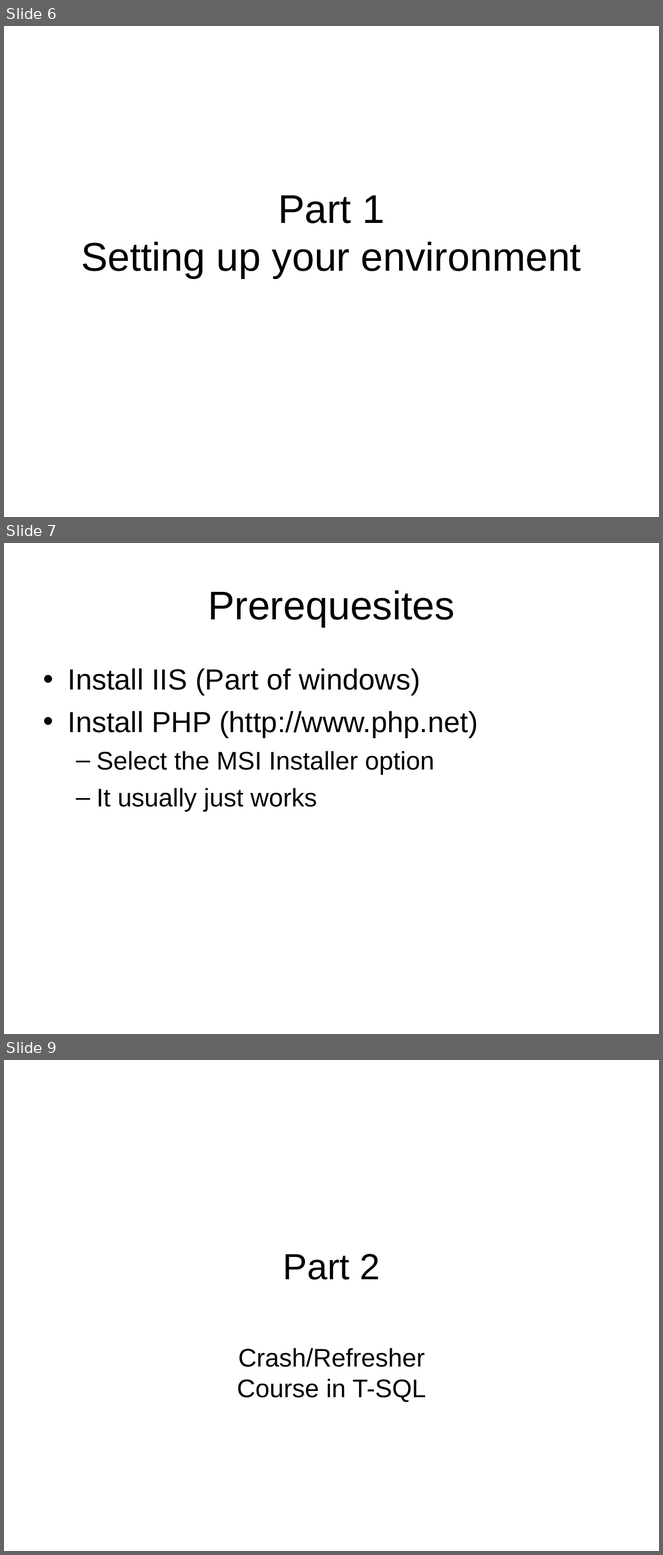
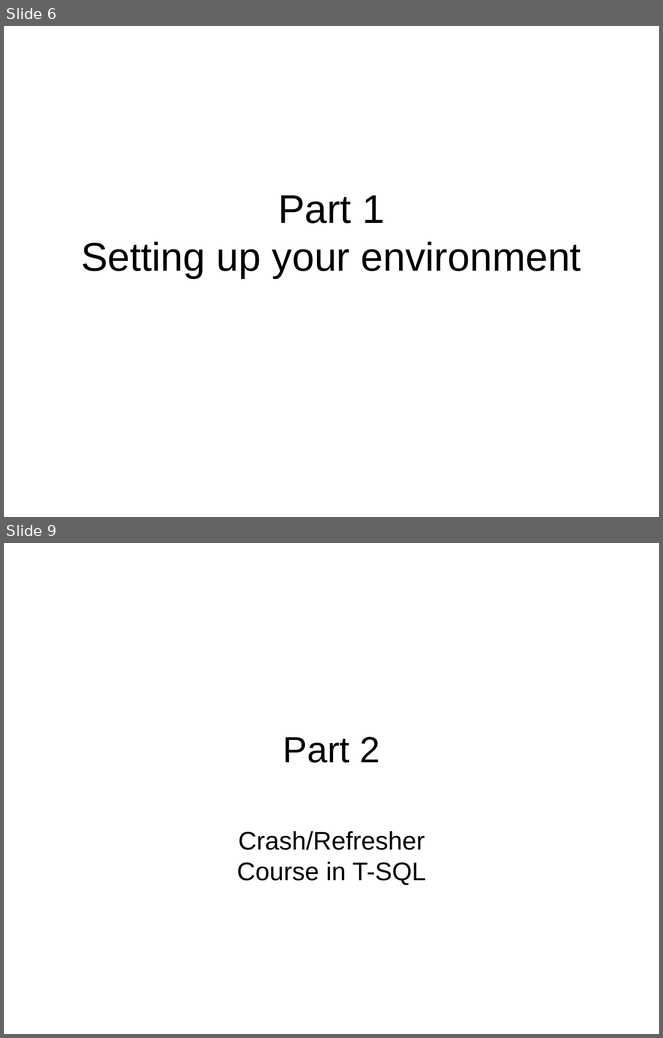
Before and after one commit to LIPHP/Employee-Contact-List, a slide deck: Docs/Using Microsoft SQL Server with PHP.ppt. Shown one above the other, each under a label of ours: slides 6, 7 and 9 before the commit, slides 6 and 9 after it; the slides between them are not shown. The pictures are 663x1555 and 663x1038 pixels, drawn with LibreOffice and Linux fonts; fonts in the diff are those of the drawing. Boxes give left, top, right and bottom in pixels: in the first picture for what was removed or moved away, otherwise in the second. Text is boxed around its words. In the diff, an @@ line names an element or a change of style, - is before the commit and + after.

```diff
--- a/Docs/Using Microsoft SQL Server with PHP.ppt
+++ b/Docs/Using Microsoft SQL Server with PHP.ppt
@@ slide 7 removed at [4, 543, 659, 1034], background #FFFFFF @@
@@ title removed at [208, 590, 455, 627] @@
-Prerequesites
@@ text removed at [68, 668, 478, 812] @@
-• Install IIS (Part of windows)
-• Install PHP (http://www.php.net)
-  – Select the MSI Installer option
-  – It usually just works
```
Also in this commit, not shown: 3 slides changed, 2 slides added, 6 other slides removed.
